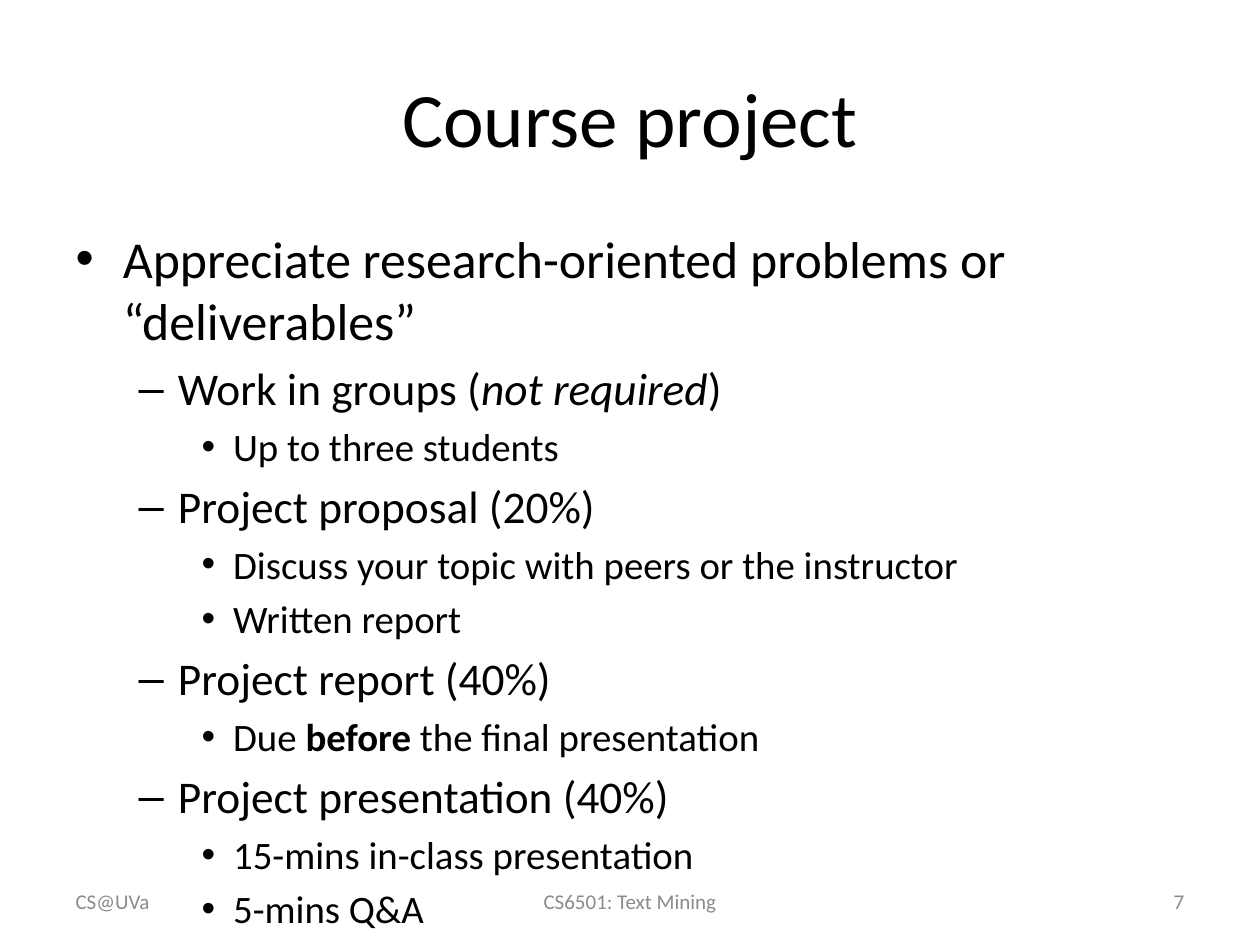
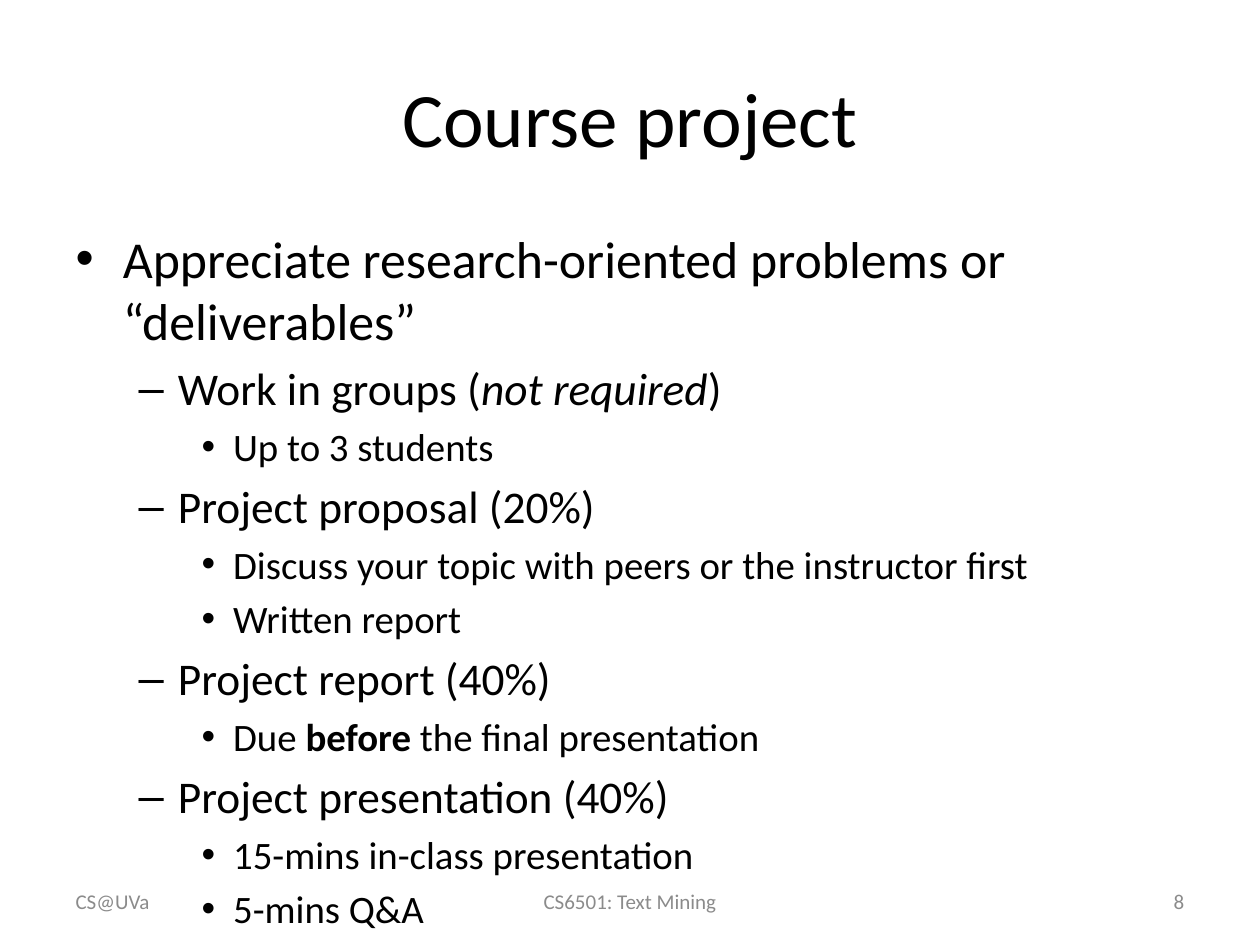
Before and after one commit to wang296/CS6501-Text-Mining, a slide deck: slide 8 of docs/CoursePolicy.pptx (slide 7 before the commit). Drawn at 1260x945 pixels with LibreOffice and Linux fonts; fonts in the diff are those of the drawing. Boxes give left, top, right and bottom in pixels: in the first picture for what was removed or moved away, otherwise in the second. Text is boxed around its words. In the diff, an @@ line names an element or a change of style, - is before the commit and + after.

```diff
--- a/docs/CoursePolicy.pptx
+++ b/docs/CoursePolicy.pptx
@@ text at [233,434,493,468]: text changed @@
-    • Up to three students
+    • Up to 3 students
@@ text at [233,552,1027,586]: text changed @@
-    • Discuss your topic with peers or the instructor
+    • Discuss your topic with peers or the instructor first
@@ page number at [1174,895,1185,909]: text changed @@
-7
+8
```
Also in this commit, not shown: 7 other slides changed, 1 slide added, 6 other files.
